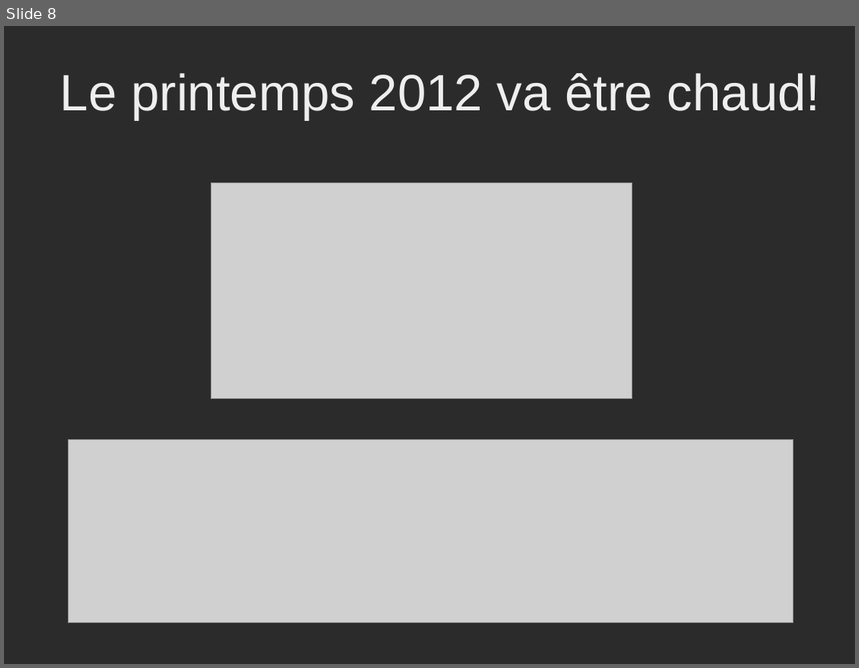
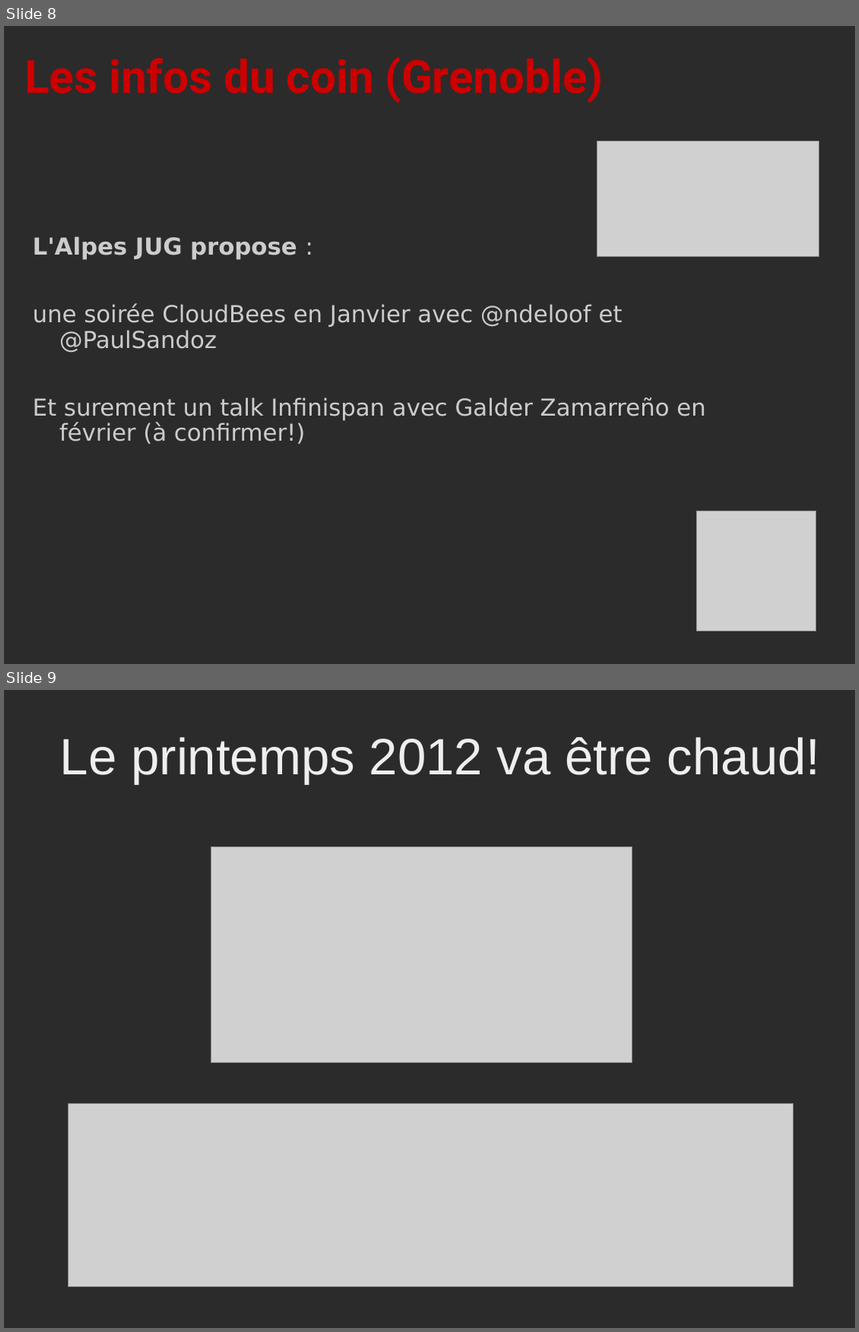
Before and after one commit to DuchessFrance/duchessfr, a slide deck: session/2011/12/DuchessAdvice_events_december2011.ppt. Shown one above the other, each under a label of ours: slide 8 before the commit, slides 8 and 9 after it. The pictures are 859x668 and 859x1332 pixels, drawn with LibreOffice and Linux fonts; fonts in the diff are those of the drawing; grey boxes stand for pictures; background and template pictures are left out; a plain dark background stands for a picture behind light text. Boxes give left, top, right and bottom in pixels: in the first picture for what was removed or moved away, otherwise in the second. Text is boxed around its words. In the diff, an @@ line names an element or a change of style, - is before the commit and + after.

```diff
--- a/session/2011/12/DuchessAdvice_events_december2011.ppt
+++ b/session/2011/12/DuchessAdvice_events_december2011.ppt
@@ slide 8 added at (4,26,855,664), background picture (left out) @@
@@ text added at (25,57,604,103), 43 pt, text #CC0000, bold @@
+Les infos du coin (Grenoble)
@@ picture added at (597,141,819,256) @@
@@ text added at (33,237,705,444), 22 pt, text #CCCCCC @@
+L'Alpes JUG propose :
+une soirée CloudBees en Janvier avec @ndeloof et @PaulSandoz
+Et surement un talk Infinispan avec Galder Zamarreño en février (à confirmer!)
@@ picture added at (696,512,816,631) @@
@@ what was slide 8 is now slide 9 @@
```
Also in this commit, not shown: 2 slides changed, 1 other slide added.
